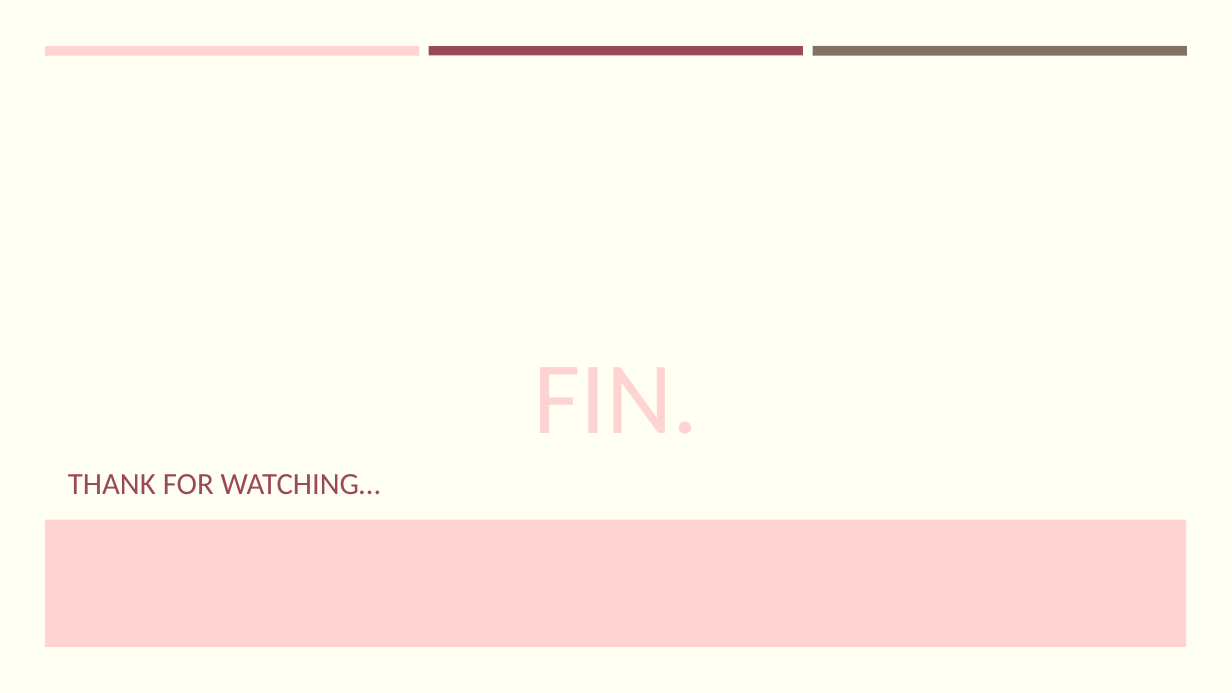
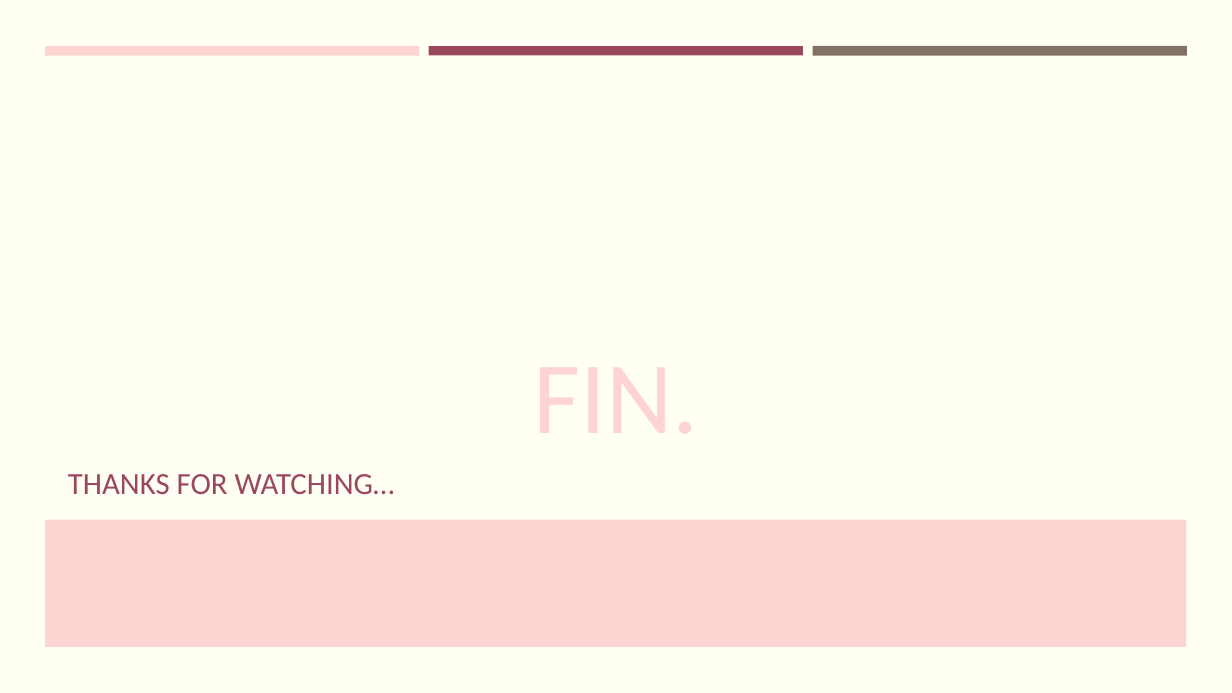
Before and after one commit to FalconLee1011/Java-Final, a slide deck: slide 26 of PPT/JAVA Final project.pptx. Drawn at 1232x693 pixels with LibreOffice and Linux fonts; fonts in the diff are those of the drawing. Boxes give left, top, right and bottom in pixels: in the first picture for what was removed or moved away, otherwise in the second. Text is boxed around its words. In the diff, an @@ line names an element or a change of style, - is before the commit and + after.

```diff
--- a/PPT/JAVA Final project.pptx
+++ b/PPT/JAVA Final project.pptx
@@ text at (x1=68, y1=474, x2=395, y2=494): text changed @@
-THANK FOR WATCHING…
+THANKS FOR WATCHING…
```
